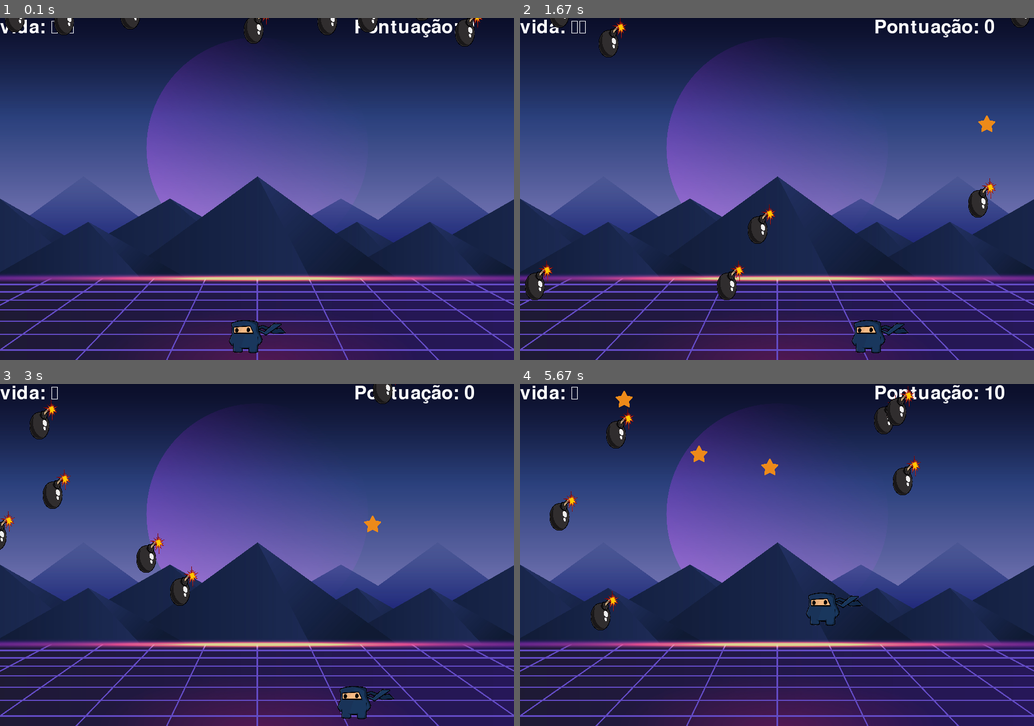
Above: before the commit, frames 1-4 (two rows, left to right).
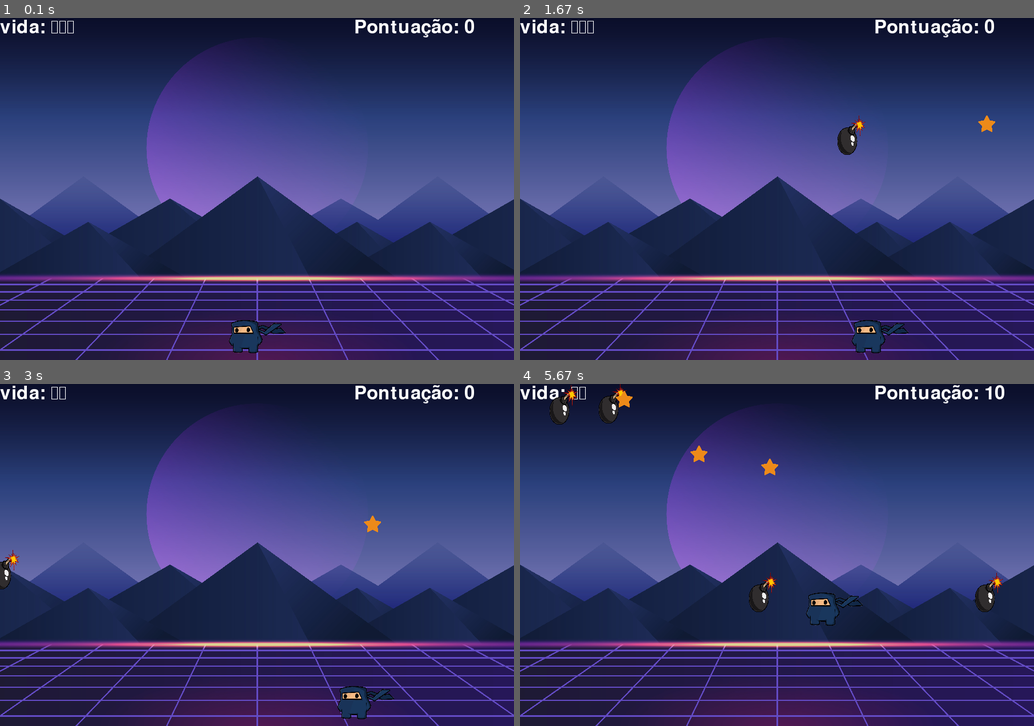
Above: after the commit, the same moments.

Repository: lucassantoss4/pygame
Game: pygame game, started from Versiona_lucas.py
The game is run twice, just before and just after one commit, with the same random seed, the same clock (stepped at 60 frames per second) and the same inputs.
Inputs:
- Up to frame 1 (0.1 s): no input
- Up to frame 2 (1.67 s): hold Right 0.33-0.8 s; hold Right 0.83-1.3 s; tap Space at 0.9, 1.2, 1.4 s; hold Left from 1.33 s (still down)
- Up to frame 3 (3 s): tap Space at 1.7, 1.97, 2.27, 2.4, 2.7 s; release Left at 1.87 s; hold Left 1.9-2.3 s; hold Right 2.33-2.97 s
- Up to frame 4 (5.67 s): hold Left 3-3.47 s; tap Space at 3.07, 3.37, 3.57, 3.87, 4.07, 4.37, 4.57, 4.87, 5.13, 5.43, 5.57 s; hold Right 3.5-3.97 s; hold Right 4-4.47 s; hold Left 4.5-5.03 s; hold Left 5.07-5.47 s; hold Right from 5.5 s (still down)

The runs differ from the first frame. In frame 1, 1.1% of the frame differs, in the area x 1-94%, y 0-9%; in frame 2, 1.8%; in frame 3, 1.7%; in frame 4, 2.9%, in the area x 5-94%, y 0-72%.

Commit message:
Mudando logica de cricao de bombas >> Time

Diff:
--- a/Versiona_lucas.py
+++ b/Versiona_lucas.py
@@ -179,12 +179,6 @@
 jogador = enviar(ninja_img_small)
 todas_sprites.add(jogador)
 
-# Adicionando bombas e estrelas ao grupo todas_sprites
-for i in range(8):
-    bomba = Bomba(bomba_img_small)
-    todas_sprites.add(bomba)
-    todas_bombas.add(bomba)
-
 
 # Criando um grupo de bombas
 bombas = pygame.sprite.Group()
@@ -201,6 +195,10 @@
 ultimo_spawn_estrela = time.time() # Tempo da última estrela
 max_estrelas = random.randint(0,5) # Número máximo de estrelas na tela
 
+
+intervalo_bomba = 1  # Intervalo em segundos para criar uma nova bomba
+ultimo_spawn_bomba = time.time()  # Tempo da última bomba
+max_bombas = random.randint(0,10)  # Número máximo de bombas na tela
 # ===== Loop principal =====
 while game:
     clock.tick(FPS) # Ajusta a velocidade do jogo
@@ -248,6 +246,14 @@
         todas_estrelas.add(estrela)
         ultimo_spawn_estrela = agora
 
+    # Verifica se é hora de criar uma nova bomba
+    # agora = time.time()
+    if agora - ultimo_spawn_bomba >= intervalo_bomba and len(todas_bombas) < max_bombas:
+        bomba = Bomba(bomba_img_small)
+        todas_sprites.add(bomba)
+        todas_bombas.add(bomba)
+        ultimo_spawn_bomba = agora
+
     # Atualizando a posição da bomba
     todas_sprites.update()
 
